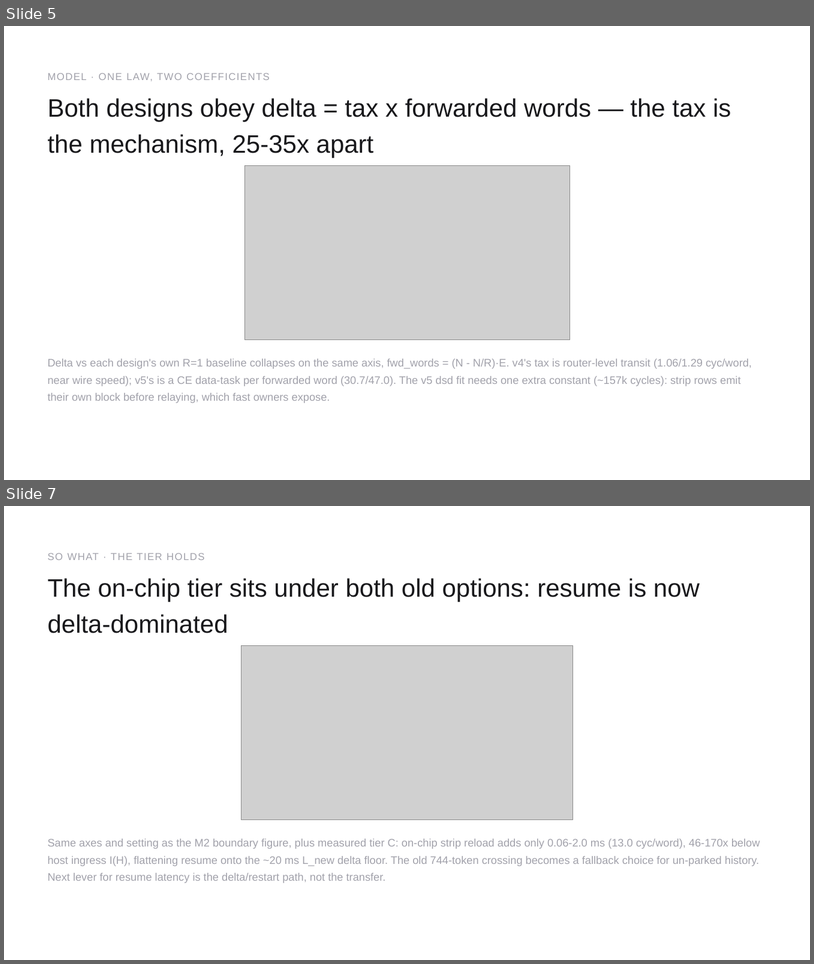
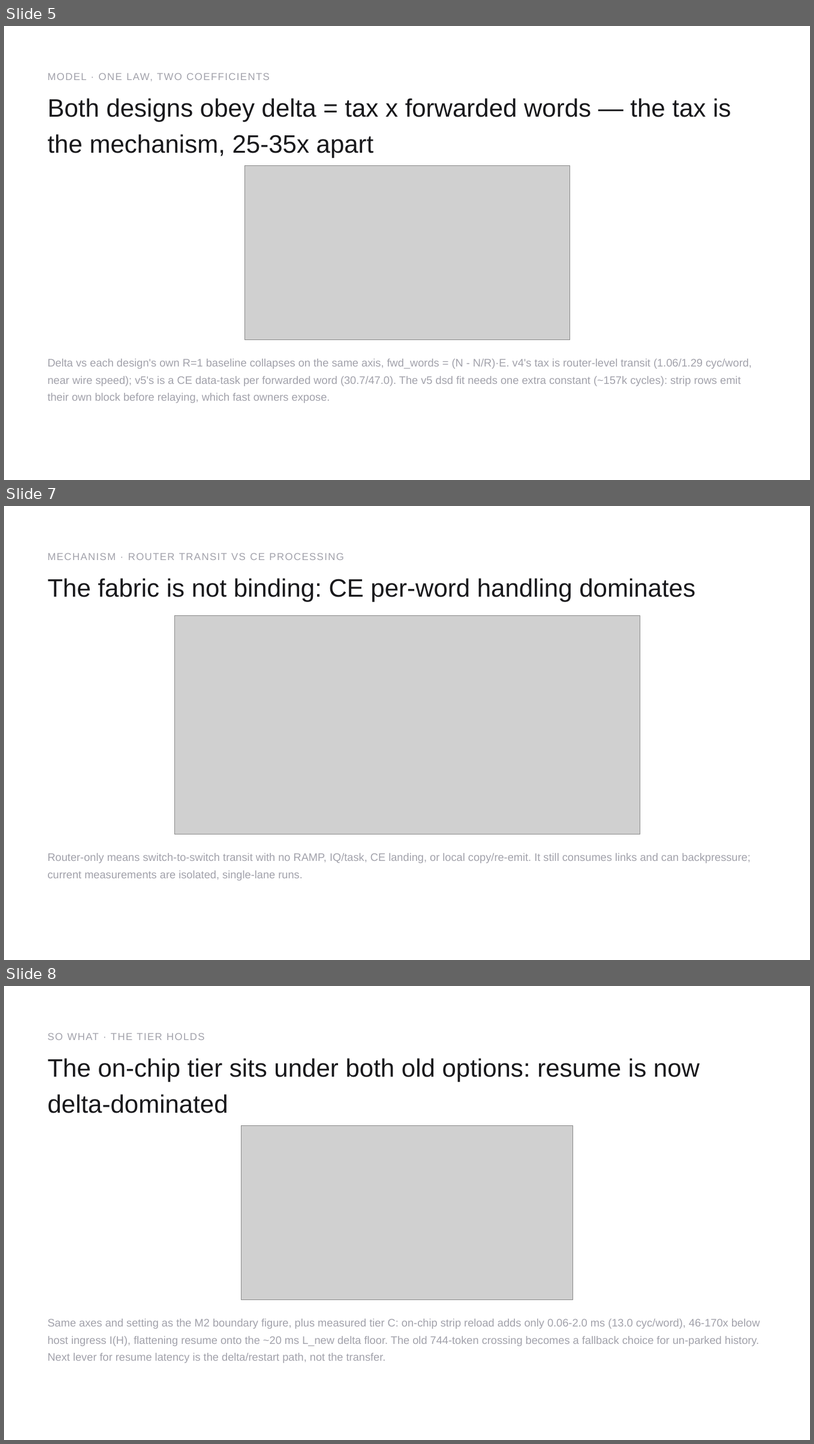
Before and after one commit to happyandslow/agent-memory, a slide deck: projects/WaferEngine-staging/meetings/2026-08-24.pptx. Shown one above the other, each under a label of ours: slides 5 and 7 before the commit, slides 5, 7 and 8 after it; the slides between them are not shown. The pictures are 814x964 and 814x1444 pixels, drawn with LibreOffice and Linux fonts; fonts in the diff are those of the drawing; grey boxes stand for pictures. Boxes give left, top, right and bottom in pixels: in the first picture for what was removed or moved away, otherwise in the second. Text is boxed around its words. In the diff, an @@ line names an element or a change of style, - is before the commit and + after.

```diff
--- a/projects/WaferEngine-staging/meetings/2026-08-24.pptx
+++ b/projects/WaferEngine-staging/meetings/2026-08-24.pptx
@@ slide 7 added at box(4, 506, 810, 960), background #FFFFFF @@
@@ text added at box(48, 553, 344, 560), 18 pt, text #A1A1AA @@
+MECHANISM · ROUTER TRANSIT VS CE PROCESSING
@@ text added at box(48, 578, 696, 602), 45 pt, text #18181B @@
+The fabric is not binding: CE per-word handling dominates
@@ picture added at box(174, 616, 640, 834) @@
@@ text added at box(48, 853, 750, 880), 19.5 pt, text #A1A1AA @@
+Router-only means switch-to-switch transit with no RAMP, IQ/task, CE landing, or local copy/re-emit. It still consumes links and can backpressure; current measurements are isolated, single-lane runs.
@@ what was slide 7 is now slide 8 @@
```
Also in this commit, not shown: 1 other slide added, 1 slide removed, 14 other files.
